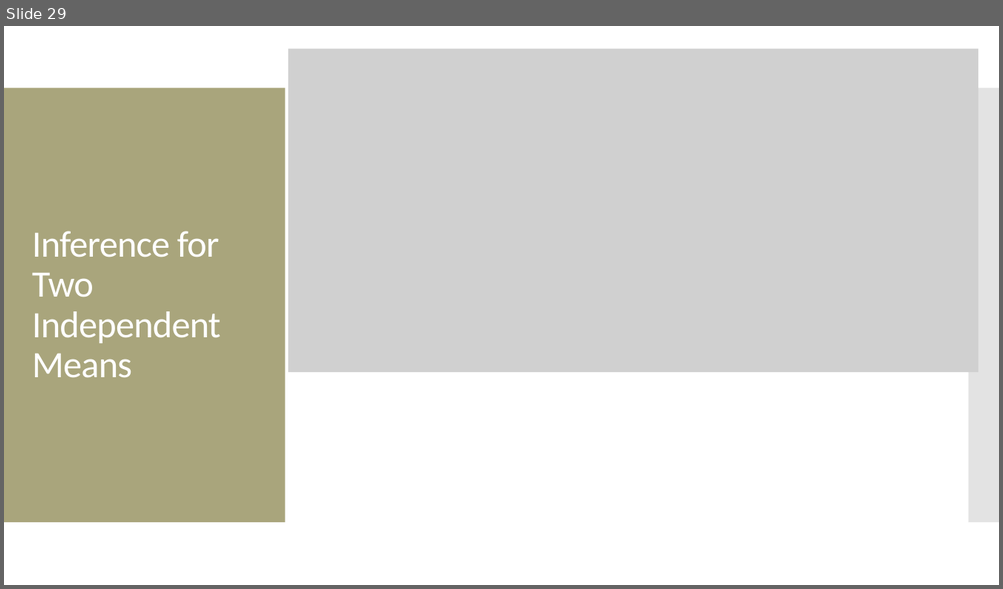
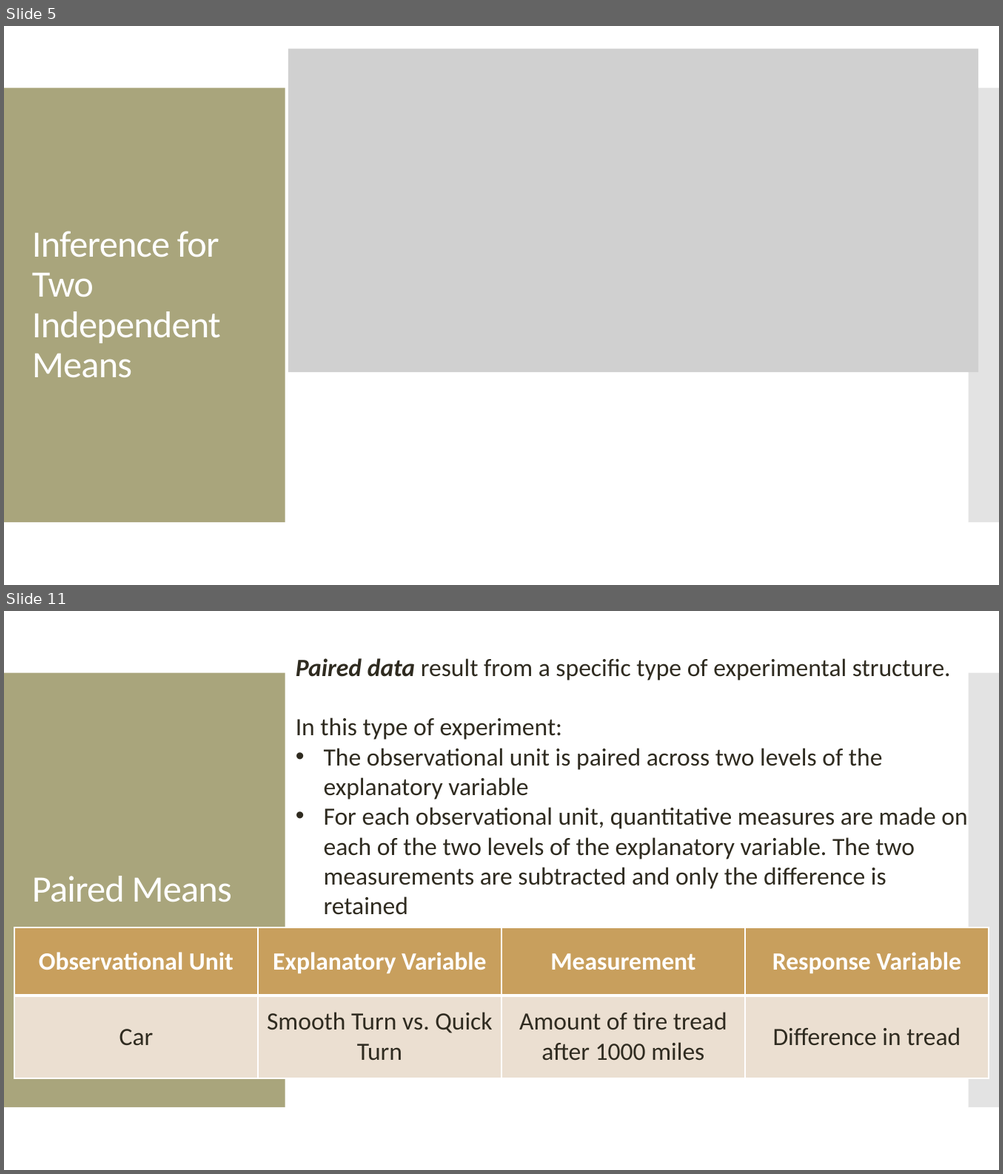
Before and after one commit to amosca01/MATH108-S24, a slide deck: slides/14-numerical-inference-pt2.pptx. Shown one above the other, each under a label of ours: slide 29 before the commit, slides 5 and 11 after it; the slides between them are not shown. The pictures are 1003x589 and 1003x1174 pixels, drawn with LibreOffice and Linux fonts; fonts in the diff are those of the drawing; grey boxes stand for pictures. Boxes give left, top, right and bottom in pixels: in the first picture for what was removed or moved away, otherwise in the second. Text is boxed around its words. In the diff, an @@ line names an element or a change of style, - is before the commit and + after.

```diff
--- a/slides/14-numerical-inference-pt2.pptx
+++ b/slides/14-numerical-inference-pt2.pptx
@@ slide 11 added at box(4, 611, 999, 1170), background #FFFFFF; not listed: 2 template elements that a slide beside it also shows @@
@@ text added at box(296, 658, 967, 915), 24 pt, text #2F2B20 @@
+Paired data result from a specific type of experimental structure.
+In this type of experiment:
+• The observational unit is paired across two levels of the explanatory variable
+• For each observational unit, quantitative measures are made on each of the two levels of the explanatory variable. The two measurements are subtracted and only the difference is retained
@@ title added at box(32, 876, 232, 903), 36 pt, text #FFFFFF @@
+Paired Means
@@ table added at box(14, 928, 987, 1079), 2 rows, 4 columns @@
+Observational Unit | Explanatory Variable | Measurement | Response Variable
+Car | Smooth Turn vs. Quick Turn | Amount of tire tread after 1000 miles | Difference in tread
@@ what was slide 29 is now slide 5 @@
```
Also in this commit, not shown: 14 slides changed, 5 other slides added, 13 slides removed, 10 other files.
